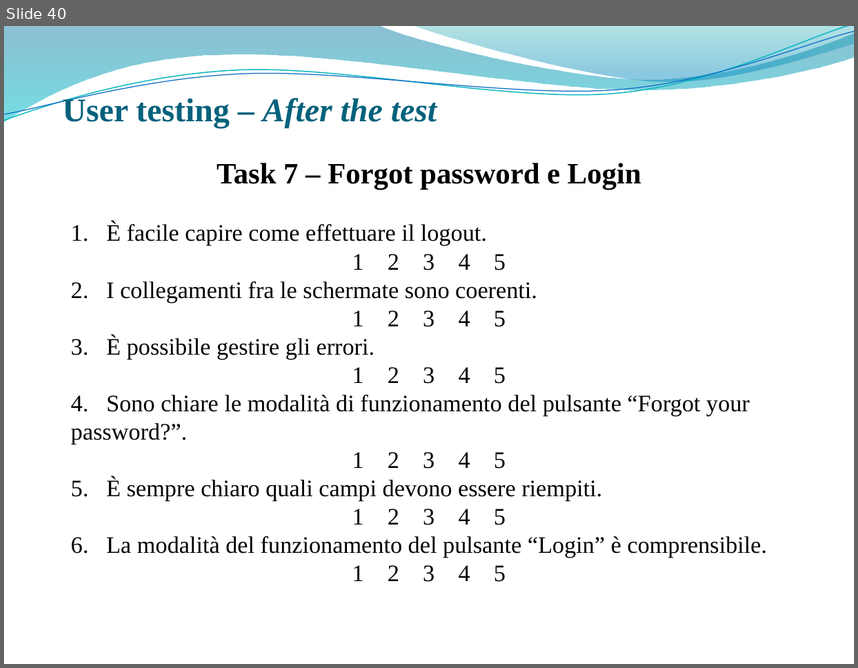
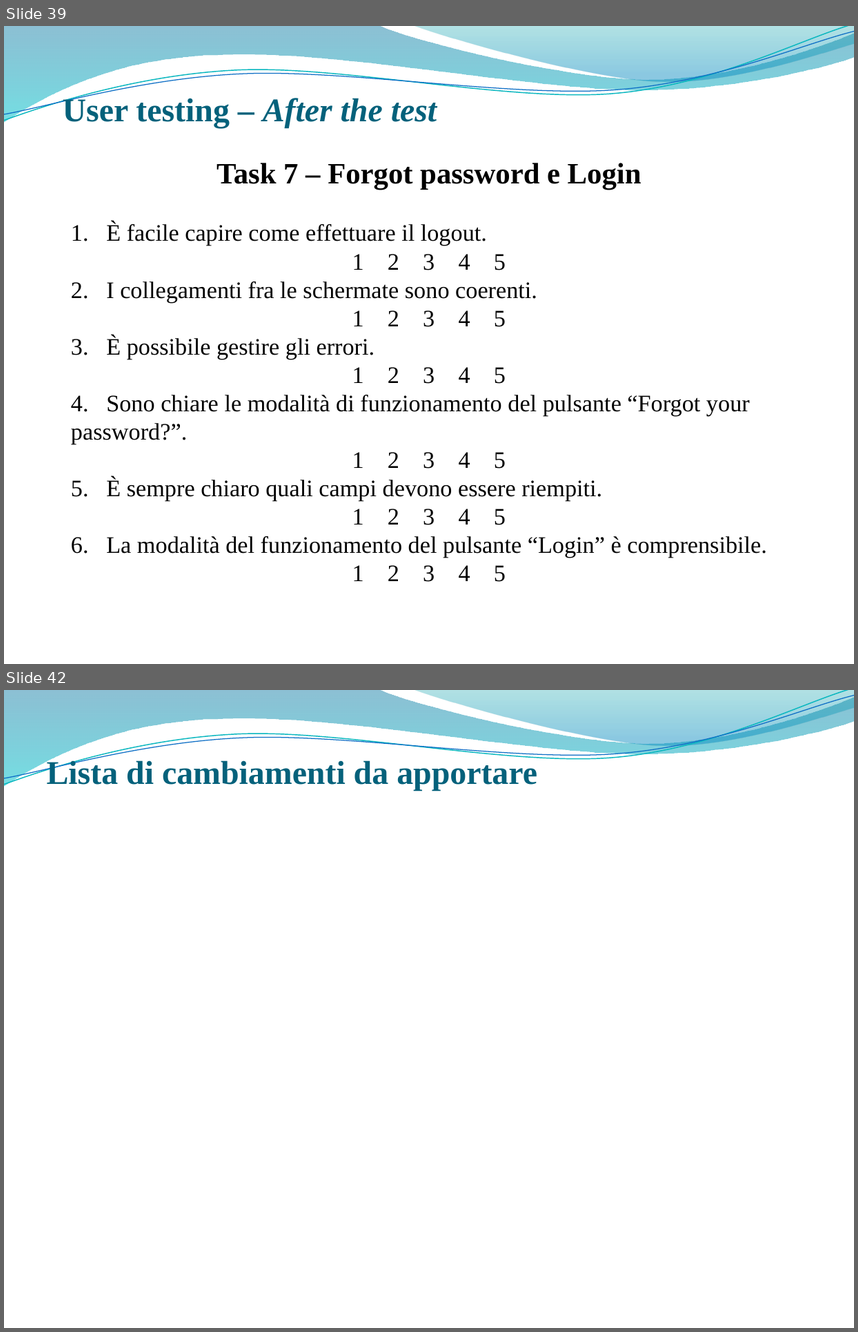
Before and after one commit to giusmastro91/Cognitive-systems, a slide deck: Prova_6/Leone_Mastrosimone_PresentazioneProgetto.pptx. Shown one above the other, each under a label of ours: slide 40 before the commit, slides 39 and 42 after it; the slides between them are not shown. The pictures are 858x668 and 858x1332 pixels, drawn with LibreOffice and Linux fonts; fonts in the diff are those of the drawing; background and template pictures are left out. Boxes give left, top, right and bottom in pixels: in the first picture for what was removed or moved away, otherwise in the second. Text is boxed around its words. In the diff, an @@ line names an element or a change of style, - is before the commit and + after.

```diff
--- a/Prova_6/Leone_Mastrosimone_PresentazioneProgetto.pptx
+++ b/Prova_6/Leone_Mastrosimone_PresentazioneProgetto.pptx
@@ slide 42 added at [4,690,854,1328], background picture (left out); not listed: 4 template elements that a slide beside it also shows @@
@@ title added at [47,758,537,790], 28 pt, text #04617B, bold @@
+Lista di cambiamenti da apportare
@@ what was slide 40 is now slide 39 @@
```
Also in this commit, not shown: 3 slides changed, 1 other slide added, 1 other file.
